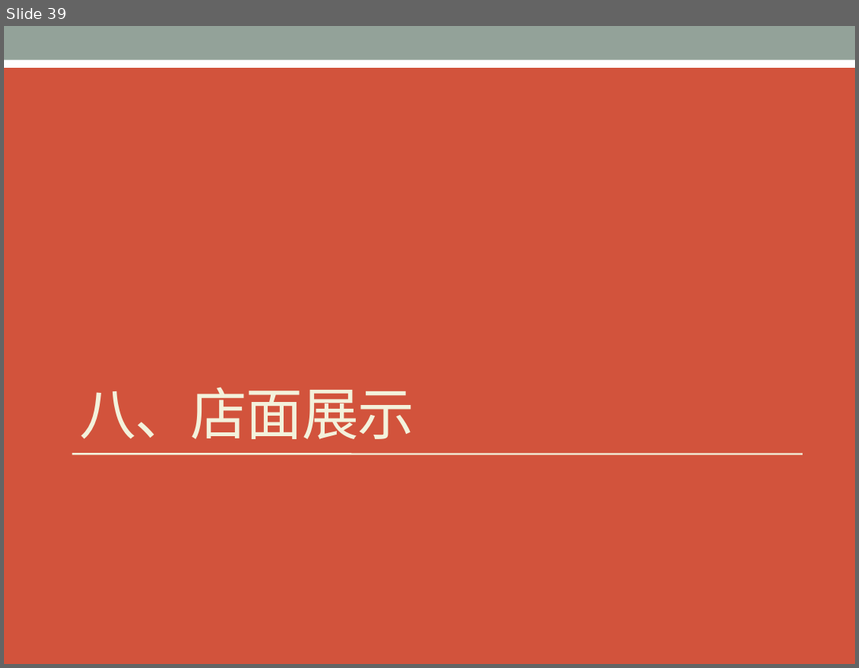
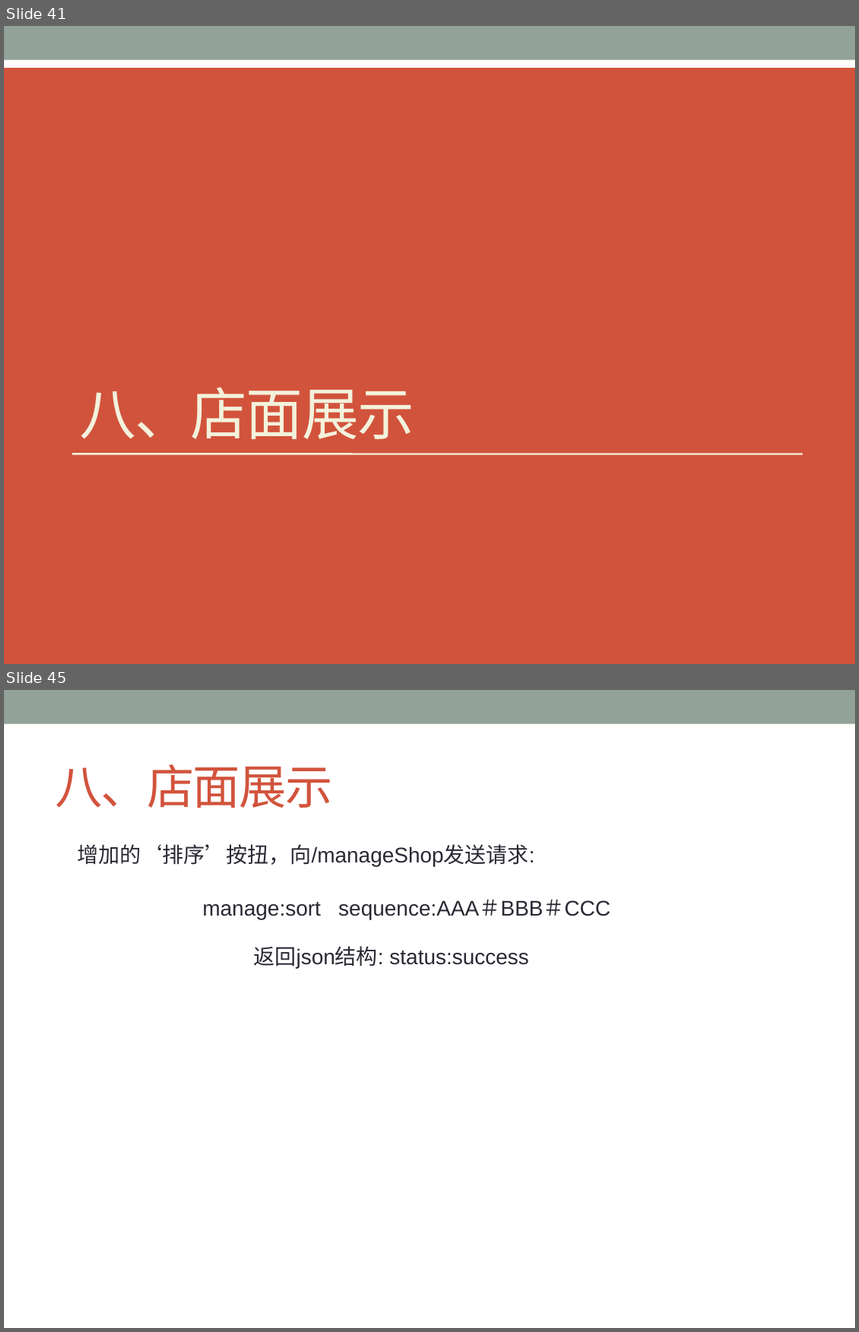
Before and after one commit to ChanSeaThink/LULLGREE, a slide deck: ZSGree前后端逻辑及接口.pptx. Shown one above the other, each under a label of ours: slide 39 before the commit, slides 41 and 45 after it; the slides between them are not shown. The pictures are 859x668 and 859x1332 pixels, drawn with LibreOffice and Linux fonts; fonts in the diff are those of the drawing. Boxes give left, top, right and bottom in pixels: in the first picture for what was removed or moved away, otherwise in the second. Text is boxed around its words. In the diff, an @@ line names an element or a change of style, - is before the commit and + after.

```diff
--- a/ZSGree前后端逻辑及接口.pptx
+++ b/ZSGree前后端逻辑及接口.pptx
@@ slide 45 added at <box>4,690,855,1328</box>, background #FFFFFF; not listed: 1 template element that a slide beside it also shows @@
@@ title added at <box>55,764,332,808</box>, 40 pt, text #D2533C @@
+八、店面展示
@@ text added at <box>78,844,535,867</box>, 18 pt, text #292934 @@
+增加的‘排序’按扭，向/manageShop发送请求:
@@ text added at <box>202,899,610,920</box>, 18 pt, text #292934 @@
+manage:sort sequence:AAA＃BBB＃CCC
@@ text added at <box>254,946,528,969</box>, 18 pt, text #292934 @@
+返回json结构: status:success
@@ what was slide 39 is now slide 41 @@
```
Also in this commit, not shown: 1 slide changed, 7 other slides added, 3 slides removed.
